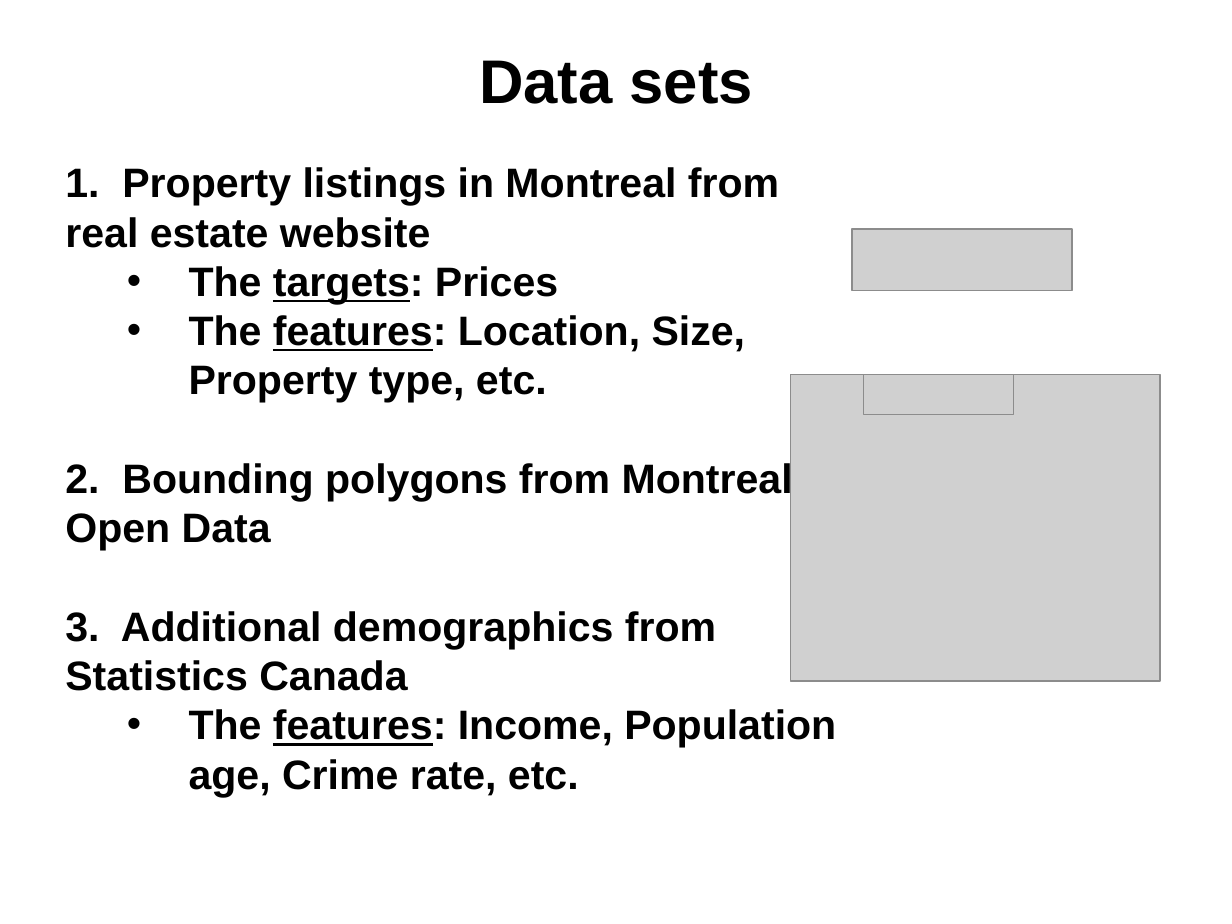
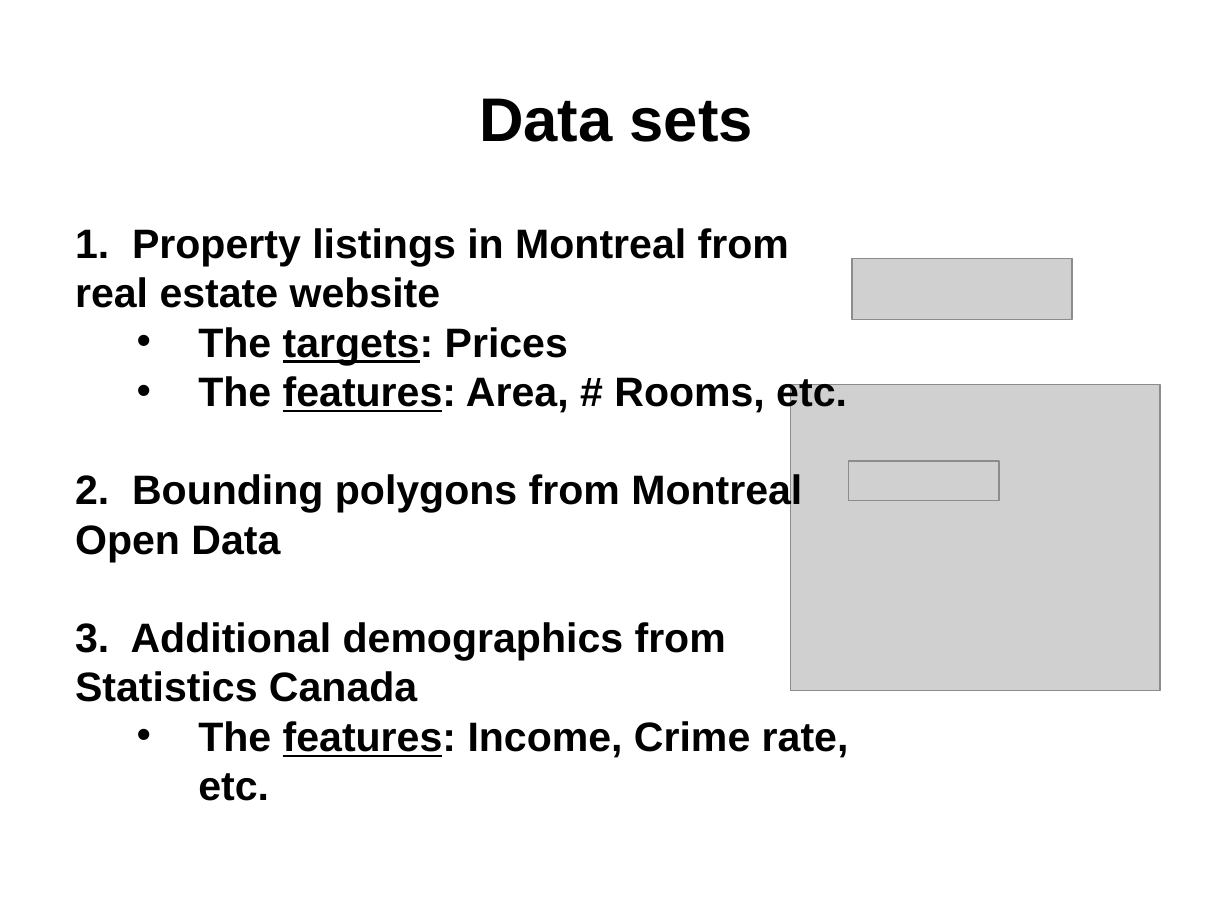
Before and after one commit to npow/centris, a slide deck: slide 3 of presentation/DaveNissanEmil2014MachineLearning.pptx. Drawn at 1232x924 pixels with LibreOffice and Linux fonts; fonts in the diff are those of the drawing; grey boxes stand for pictures. Boxes give left, top, right and bottom in pixels: in the first picture for what was removed or moved away, otherwise in the second. Text is boxed around its words. In the diff, an @@ line names an element or a change of style, - is before the commit and + after.

```diff
--- a/presentation/DaveNissanEmil2014MachineLearning.pptx
+++ b/presentation/DaveNissanEmil2014MachineLearning.pptx
@@ text "Data sets" moved from (x1=479, y1=60, x2=753, y2=104) to (x1=479, y1=98, x2=753, y2=142) @@
@@ text "1. Property listings in Montreal ..." moved from (x1=65, y1=167, x2=836, y2=797) to (x1=75, y1=228, x2=849, y2=801) @@
@@ picture moved from (x1=853, y1=229, x2=1073, y2=291) to (x1=853, y1=259, x2=1073, y2=320) @@
@@ text at (x1=198, y1=373, x2=847, y2=414): text changed @@
-  • The features: Location, Size, Property type, etc.
+  • The features: Area, # Rooms, etc.
@@ picture moved from (x1=791, y1=375, x2=1161, y2=681) to (x1=791, y1=384, x2=1161, y2=691) @@
@@ picture moved from (x1=864, y1=375, x2=1014, y2=414) to (x1=849, y1=461, x2=999, y2=500) @@
@@ text at (x1=198, y1=721, x2=849, y2=801): text changed @@
-  • The features: Income, Population age, Crime rate, etc.
+  • The features: Income, Crime rate, etc.
```
Also in this commit, not shown: 3 other slides changed, 1 other file.
